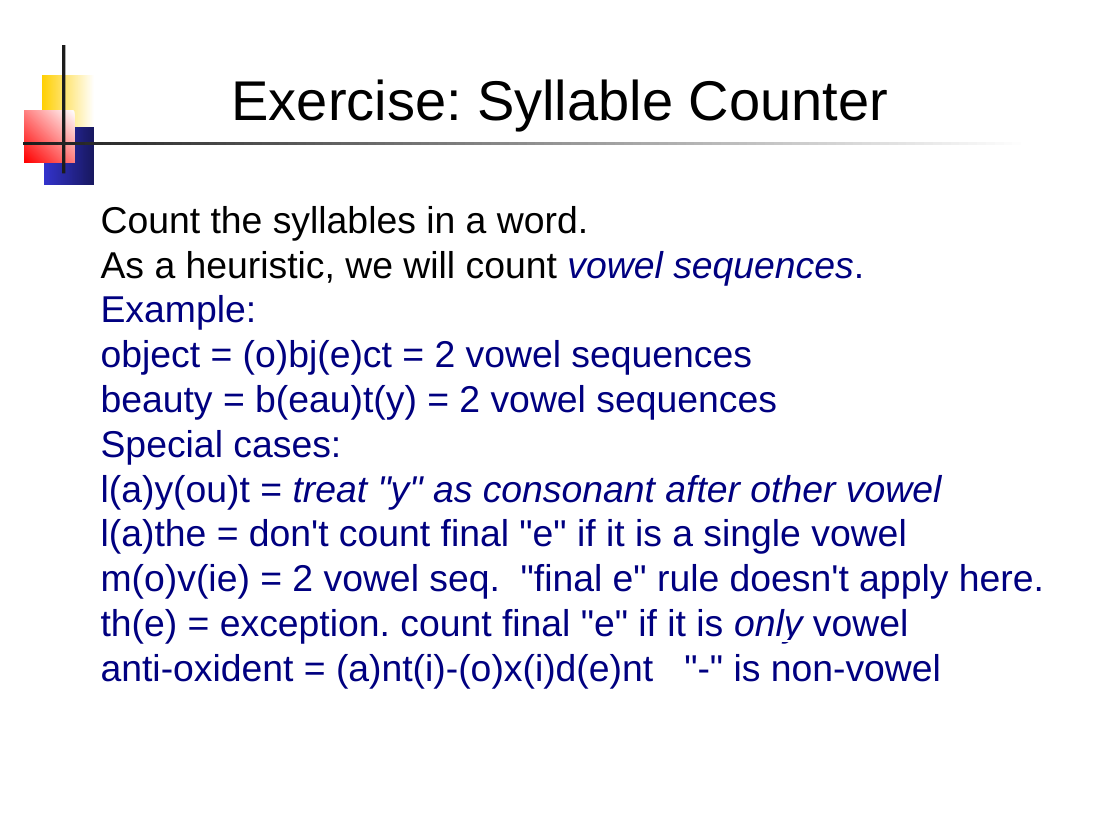
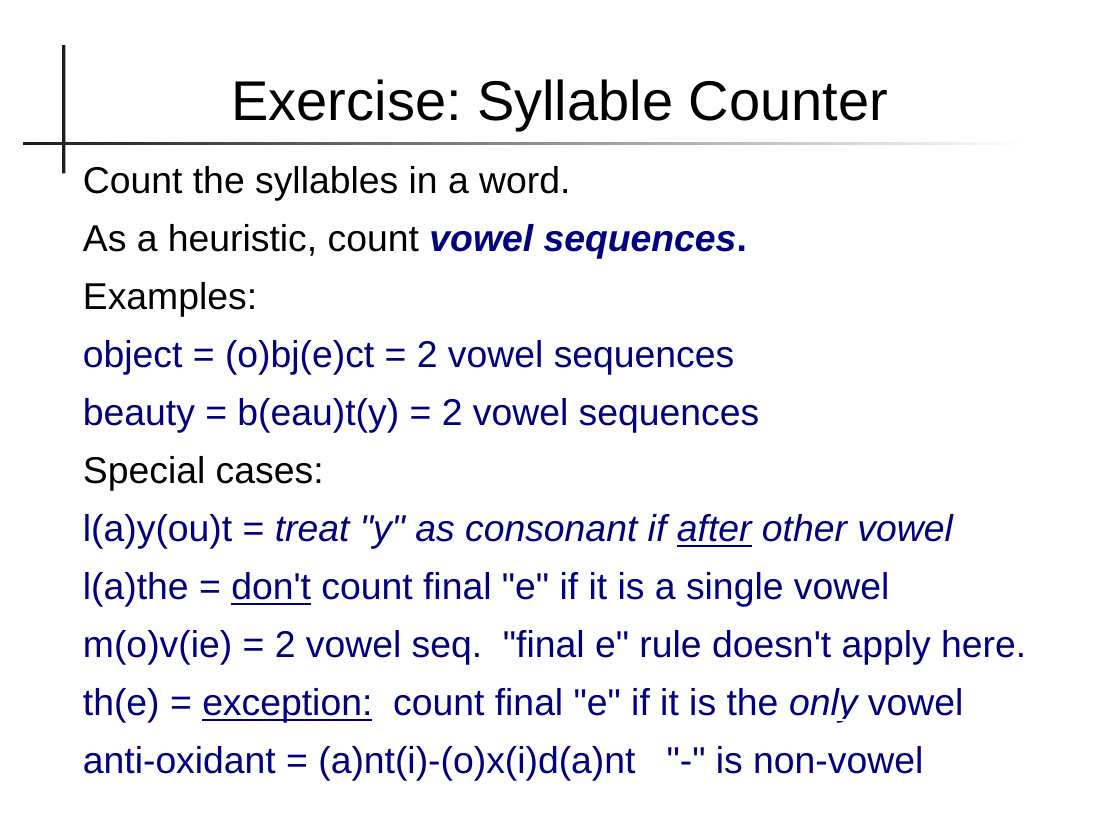
Before and after one commit to skeoop/skeoop.github.io, a slide deck: slide 25 of topics/State-Machine.pptx (slide 21 before the commit). Drawn at 1120x840 pixels with LibreOffice and Linux fonts; fonts in the diff are those of the drawing. Boxes give left, top, right and bottom in pixels: in the first picture for what was removed or moved away, otherwise in the second. Text is boxed around its words. In the diff, an @@ line names an element or a change of style, - is before the commit and + after.

```diff
--- a/topics/State-Machine.pptx
+++ b/topics/State-Machine.pptx
@@ rectangle removed at bbox=[41, 75, 94, 133] @@
@@ rectangle removed at bbox=[25, 111, 75, 162] @@
@@ rectangle removed at bbox=[44, 128, 94, 186] @@
@@ text "Count the syllables in a ...": place and size @@
-text "Count the syllables in a ..." at bbox=[101, 206, 1044, 688]
+text "Count the syllables in a ..." at bbox=[83, 166, 1026, 781]
@@ text at bbox=[83, 166, 1026, 665]: text colour #000080 to #000000 in "Special cases:"; underline on in "don't"; more space between paragraphs @@
@@ text at bbox=[83, 224, 747, 317]: text changed @@
-As a heuristic, we will count vowel sequences.
-Example:
+As a heuristic, count vowel sequences.
+Examples:
@@ text at bbox=[83, 514, 952, 549]: text changed @@
-l(a)y(ou)t = treat "y" as consonant after other vowel
+l(a)y(ou)t = treat "y" as consonant if after other vowel
@@ text at bbox=[83, 688, 963, 781]: text changed @@
-th(e) = exception. count final "e" if it is only vowel
-anti-oxident = (a)nt(i)-(o)x(i)d(e)nt "-" is non-vowel
+th(e) = exception: count final "e" if it is the only vowel
+anti-oxidant = (a)nt(i)-(o)x(i)d(a)nt "-" is non-vowel
```
Also in this commit, not shown: 20 other slides changed, 9 slides added, 3 slides removed, 7 other files.
